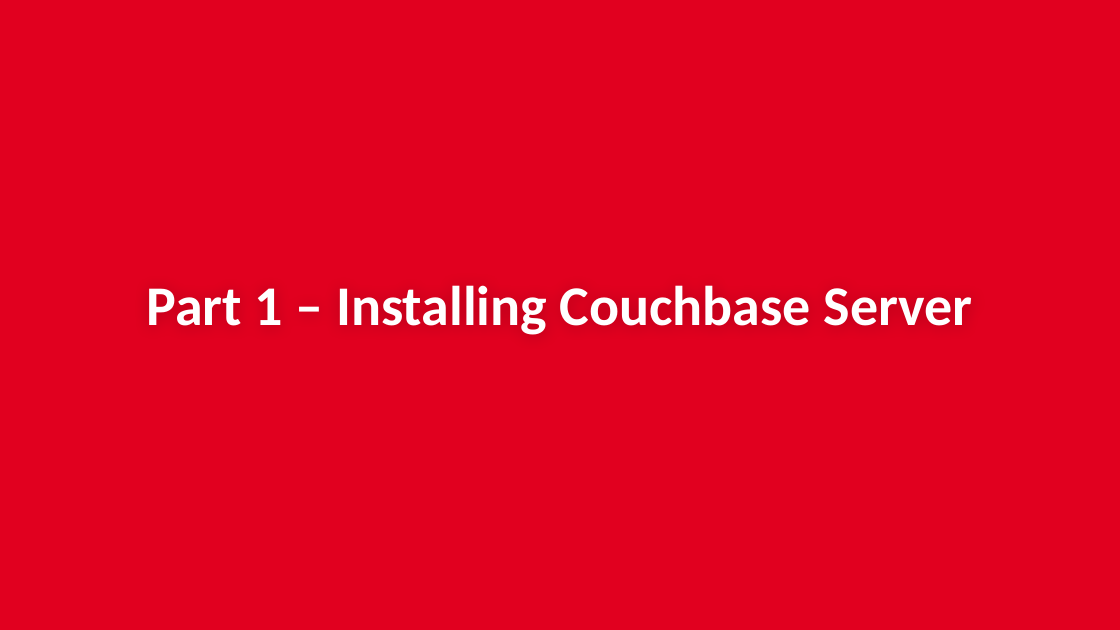
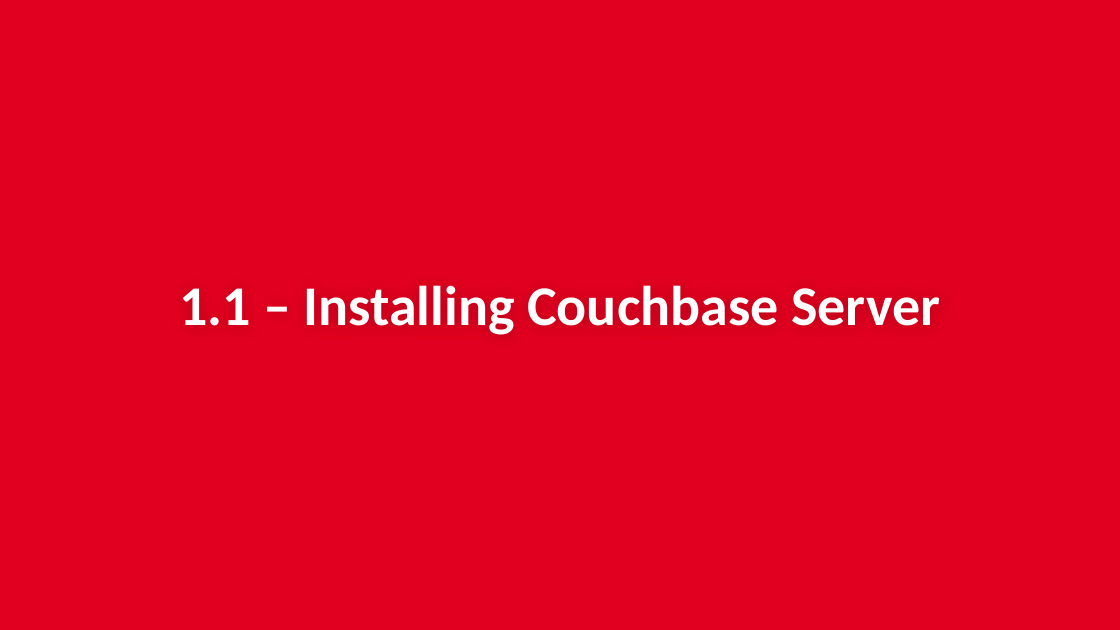
Before and after one commit to couchbaselabs/aspnet-nosql-workshop, a slide deck: slide 3 of 01/01.pptx. Drawn at 1120x630 pixels with LibreOffice and Linux fonts; fonts in the diff are those of the drawing; background and template pictures are left out. Boxes give left, top, right and bottom in pixels: in the first picture for what was removed or moved away, otherwise in the second. Text is boxed around its words. In the diff, an @@ line names an element or a change of style, - is before the commit and + after.

```diff
--- a/01/01.pptx
+++ b/01/01.pptx
@@ title at box(179, 285, 940, 335): text changed @@
-Part 1 – Installing Couchbase Server
+1.1 – Installing Couchbase Server
```
Also in this commit, not shown: 2 other slides changed, 3 other files.
